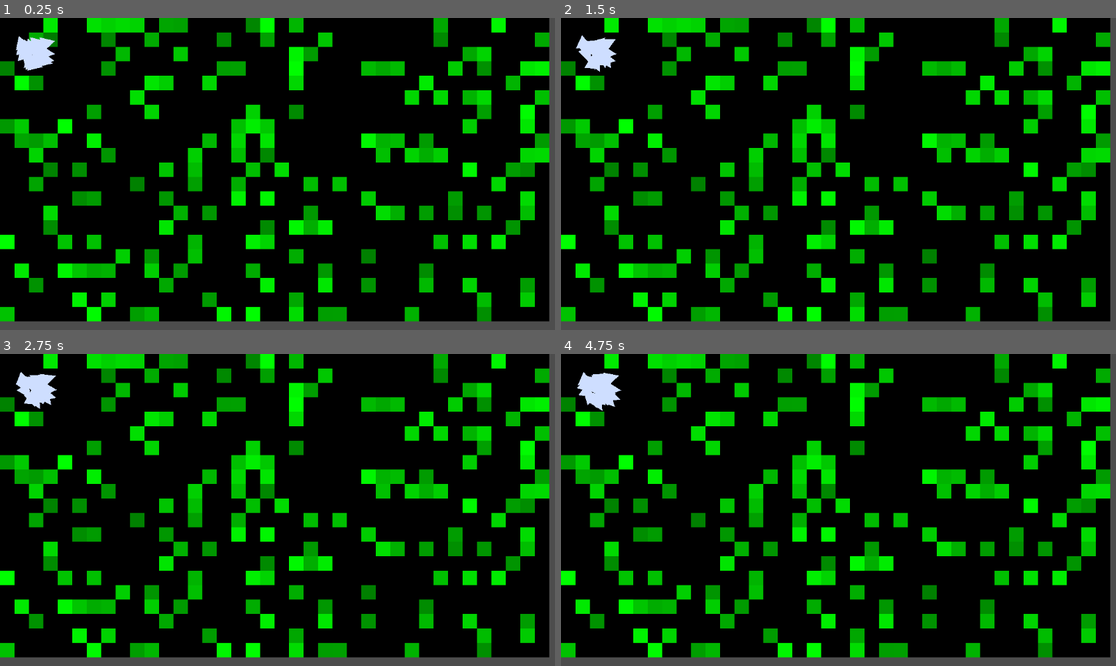
Above: before the commit, frames 1-4 (two rows, left to right).
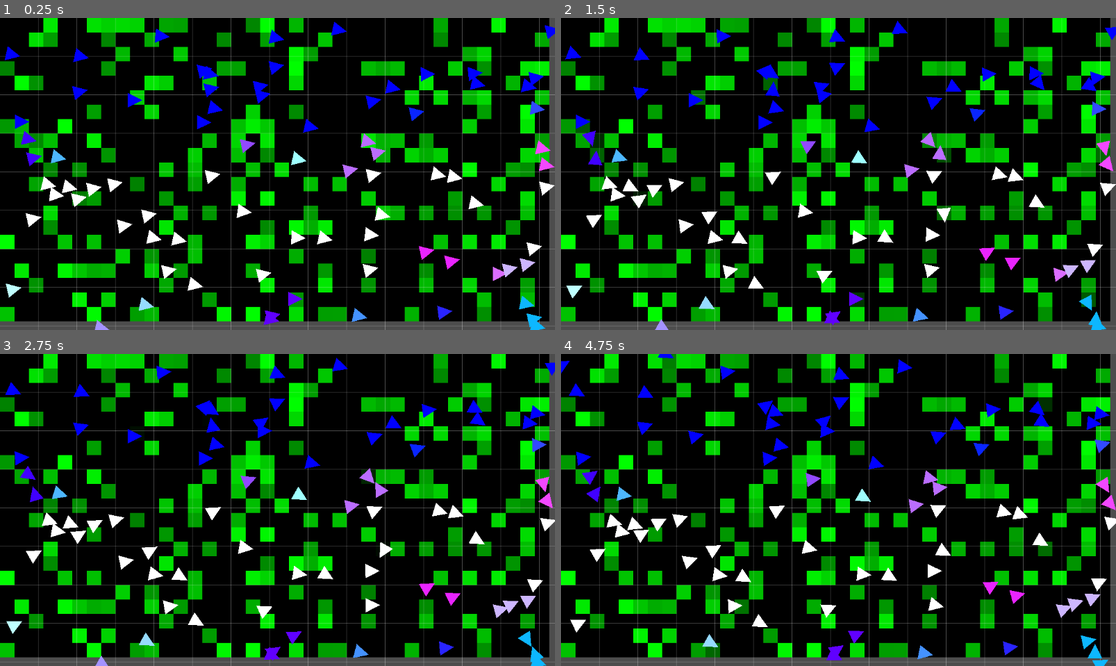
Above: after the commit, the same moments.

Repository: 702BH/GameAIProjects
Game: Godot game, scene res://ProgrammingGameAIByExample/SheepScene/pasture.tscn
Two runs of this game, one before a commit and one after it. Both use one fixed random seed, a clock stepped at 60 frames per second and the inputs below. The project has no main scene, so this scene is started directly.
Inputs (mouse positions are in pixels of both pictures, inside the frame that each line leads up to):
- Up to frame 1 (0.25 s): no input
- Up to frame 2 (1.5 s): move the mouse to (960, 158) at 0.52 s; click (960, 158) at 0.67 s; move the mouse to (727, 189) at 1.27 s; click (727, 189) at 1.42 s
- Up to frame 3 (2.75 s): move the mouse to (333, 441) at 2.02 s; click (333, 441) at 2.17 s
- Up to frame 4 (4.75 s): move the mouse to (810, 572) at 2.77 s; click (810, 572) at 2.92 s; move the mouse to (1005, 556) at 3.52 s; click (1005, 556) at 3.67 s; move the mouse to (672, 463) at 4.27 s; click (672, 463) at 4.42 s

The runs differ from the first frame. In frame 1, 8.6% of the frame differs, in the area x 0-100%, y 0-100%; in frame 2, 9.4%; in frame 3, 9.4%; in frame 4, 9.9%.

Commit message:
implemented bin division of world for

Diff:
--- a/aiforgamesprojects/ProgrammingGameAIByExample/SheepScene/Sheep.gd
+++ b/aiforgamesprojects/ProgrammingGameAIByExample/SheepScene/Sheep.gd
@@ -18,9 +18,13 @@
 #var hunger_depletion_rate := 1.0
 
 
+var bin_grid = []
+var bin_res := 1.0
+var bin_rows
+var bin_cols
+
 
 func _ready() -> void:
-
 	switch_state(State.EATING)
 
 
@@ -40,6 +44,10 @@
 	queue_redraw()
 
 func _draw() -> void:
+	var window_size  = get_viewport_rect().size
+	var bin_pos = position_to_bin_grid(position)
+	var hue = float(bin_pos.x + bin_pos.y * bin_cols) / float(bin_cols * bin_rows)
+	color = Color.from_hsv(hue, 1.0, 1.0)
 	var points = PackedVector2Array([Vector2(-radius, -radius), Vector2(radius, 0), Vector2(-radius, radius)])
 	var colors = PackedColorArray([color.to_rgba64(), color.to_rgba64(), color.to_rgba64()])
 	draw_primitive(points, colors, [])
@@ -59,3 +67,9 @@
 	var col = clamp(int(pos.x / resolution), 0, cols - 1)
 	var row = clamp(int(pos.y / resolution) , 0 , rows - 1)
 	return Vector2(col, row)
+
+
+func position_to_bin_grid(pos: Vector2) -> Vector2:
+	var col = clamp(int(pos.x / bin_res), 0, bin_cols - 1)
+	var row = clamp(int(pos.y / bin_res) , 0 , bin_rows - 1)
+	return Vector2(col, row)
--- a/aiforgamesprojects/ProgrammingGameAIByExample/SheepScene/pasture.gd
+++ b/aiforgamesprojects/ProgrammingGameAIByExample/SheepScene/pasture.gd
@@ -4,7 +4,7 @@
 var sheep_prefab := preload("res://ProgrammingGameAIByExample/SheepScene/sheep_scene.tscn")
 
 @onready var sheep_container : Node2D = $SheepContainer
-@export var flock_size := 25
+@export var flock_size := 80
 
 
 var resolution := 30.0
@@ -12,6 +12,24 @@
 var columns
 var grid = []
 
+var bin_res := 80.0
+var bin_cols
+var bin_rows
+var bin_grid = []
+
+
+func _physics_process(delta: float) -> void:
+	for i in range(bin_rows):
+		for j in range(bin_cols):
+			bin_grid[i][j].clear()
+
+	for sheep : Sheep in flock:
+		var col = clamp(int(sheep.position.x / bin_res), 0, bin_cols - 1)
+		var row = clamp(int(sheep.position.y / bin_res) , 0 , bin_rows - 1)
+		bin_grid[row][col].append(sheep)
+
+	for sheep : Sheep in flock:
+		sheep.bin_grid = bin_grid
 
 func _process(delta: float) -> void:
 	queue_redraw()
@@ -30,9 +48,21 @@
 			else:
 				grid[i].append(0.0)
 
+
+	bin_cols = int(window_size.x / bin_res)
+	bin_rows = int(window_size.y / bin_res)
+
+	bin_grid.resize(bin_rows)
+	for i in range(bin_rows):
+		bin_grid[i] = []
+		bin_grid[i].resize(bin_cols)
+		for j in range(bin_cols):
+			bin_grid[i][j] = [] as Array[Sheep]
+
+
 	for i in range(flock_size):
 		var sheep: Sheep = sheep_prefab.instantiate()
-		sheep.position = Vector2(randf_range(50, 100), randf_range(50, 100))
+		sheep.position = Vector2(randf_range(10, window_size.x), randf_range(10, window_size.y))
 		flock.append(sheep)
 		sheep_container.add_child(sheep)
 	for sheep : Sheep in flock:
@@ -41,6 +71,10 @@
 		sheep.resolution = resolution
 		sheep.rows = rows
 		sheep.cols = columns
+		sheep.bin_grid = bin_grid
+		sheep.bin_cols = bin_cols
+		sheep.bin_rows = bin_rows
+		sheep.bin_res = bin_res
 
 func _draw() -> void:
 	for row in range(rows):
@@ -48,3 +82,11 @@
 			var value = grid[row][col]
 			var color = Color(0,value,0)
 			draw_rect(Rect2(col * resolution, row * resolution, resolution, resolution), color)
+
+	var window_size  = get_viewport_rect().size
+	for col in range(bin_cols + 1):
+		var x = col * bin_res
+		draw_line(Vector2(x, 0), Vector2(x, window_size.y), Color(1, 1, 1, 0.3), 1.0)
+	for row in range(bin_rows + 1):
+		var y = row * bin_res
+		draw_line(Vector2(0, y), Vector2(window_size.x, y), Color(1, 1, 1, 0.3), 1.0)
--- a/aiforgamesprojects/ProgrammingGameAIByExample/SheepScene/sheep_steering_controller.gd
+++ b/aiforgamesprojects/ProgrammingGameAIByExample/SheepScene/sheep_steering_controller.gd
@@ -14,6 +14,8 @@
 var targetWorld := Vector2.ZERO
 var pursuer
 
+var neighbors := []
+
 # Behaviour settings
 var behaviors = {
 	"seperation" : {"active": false, "weight": 1.0},
@@ -28,6 +30,11 @@
 
 
 func calculate() -> Vector2:
+	var pos = owner_sheep.position_to_bin_grid(owner_sheep.position)
+	var col = int(pos.x)
+	var row = int(pos.y)
+	neighbors = owner_sheep.bin_grid[row][col]
+
 	steering_force = Vector2.ZERO
 
 	if behaviors["evade"]["active"]:
@@ -35,15 +42,15 @@
 			return steering_force
 
 	if behaviors["seperation"]["active"]:
-		if not accumulate_force(seperate(owner_sheep.flock) * behaviors["seperation"]["weight"]):
+		if not accumulate_force(seperate(neighbors) * behaviors["seperation"]["weight"]):
 			return steering_force
 
 	if behaviors["alignment"]["active"]:
-		if not accumulate_force(allignment(owner_sheep.flock) * behaviors["alignment"]["weight"]):
+		if not accumulate_force(allignment(neighbors) * behaviors["alignment"]["weight"]):
 			return steering_force
 
 	if behaviors["cohesion"]["active"]:
-		if not accumulate_force(cohesion(owner_sheep.flock) * behaviors["cohesion"]["weight"]):
+		if not accumulate_force(cohesion(neighbors) * behaviors["cohesion"]["weight"]):
 			return steering_force
 
 	if behaviors["wander"]["active"]:
